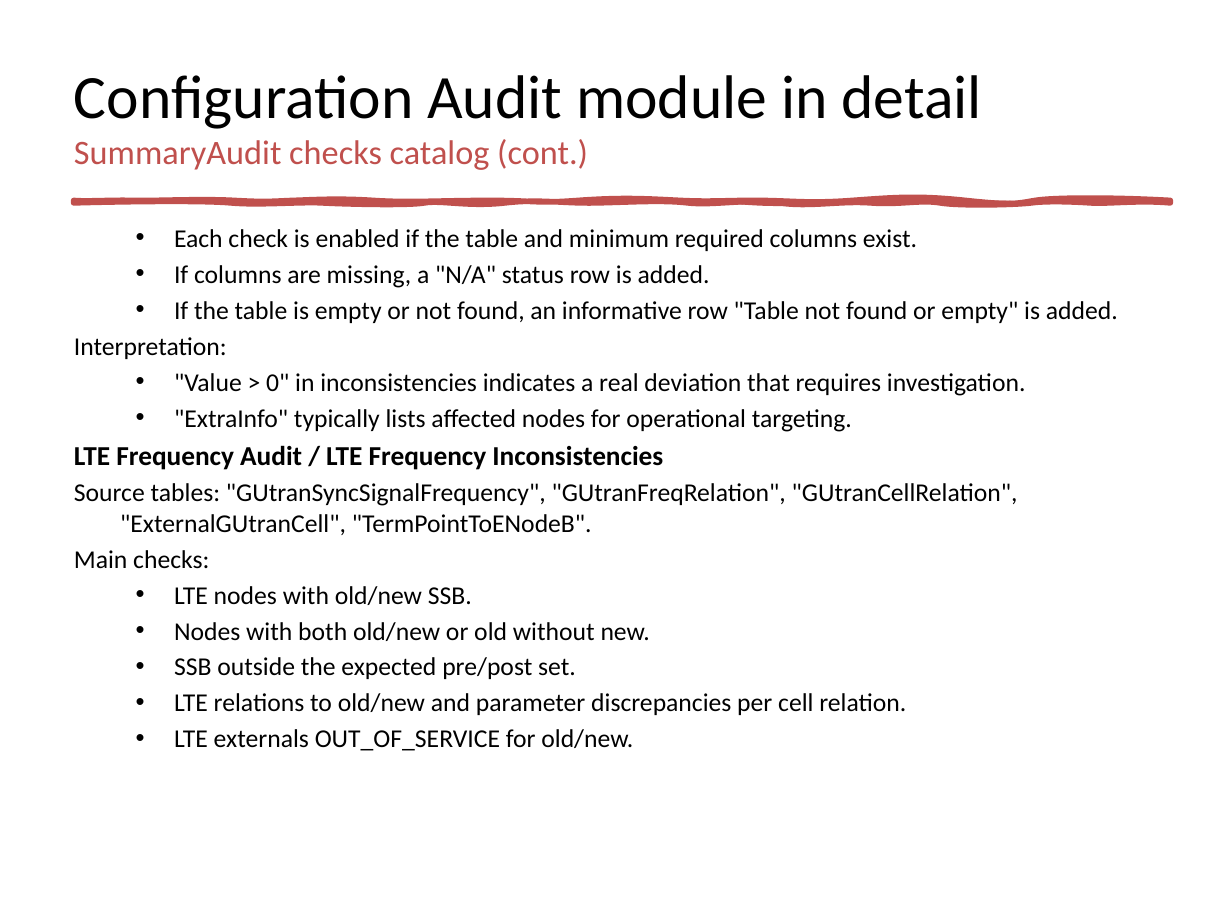
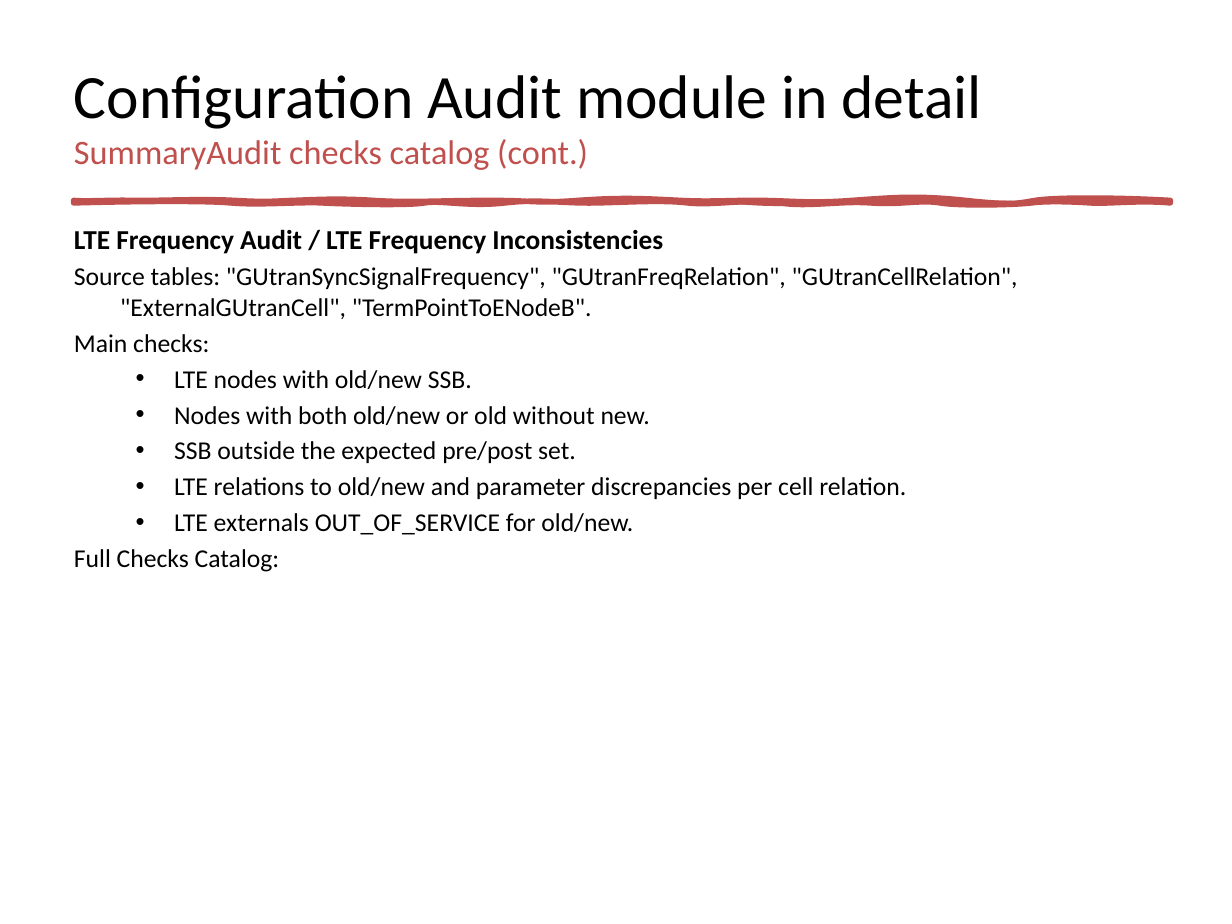
Before and after one commit to jaimetur/SSB_RetuningAutomations, a slide deck: slide 22 of help/User-Guide-SSB-Retuning-Automations-v0.7.4.pptx (slide 18 before the commit). Drawn at 1232x924 pixels with LibreOffice and Linux fonts; fonts in the diff are those of the drawing. Boxes give left, top, right and bottom in pixels: in the first picture for what was removed or moved away, otherwise in the second. Text is boxed around its words. In the diff, an @@ line names an element or a change of style, - is before the commit and + after.

Commit message:
Updated Technical User Guides to include the Check catalog of SummaryAudit table (with tips)

```diff
--- a/help/User-Guide-SSB-Retuning-Automations-v0.7.4.pptx
+++ b/help/User-Guide-SSB-Retuning-Automations-v0.7.4.pptx
@@ text at bbox=[74, 229, 1118, 432]: paragraphs removed @@
-  • Each check is enabled if the table and minimum required columns exist.
-  • If columns are missing, a "N/A" status row is added.
-  • If the table is empty or not found, an informative row "Table not found or empty" is added.
-Interpretation:
-  • "Value > 0" in inconsistencies indicates a real deviation that requires investigation.
-  • "ExtraInfo" typically lists affected nodes for operational targeting.
@@ text at bbox=[74, 549, 280, 572]: paragraph added @@
+Full Checks Catalog:
```
Also in this commit, not shown: 2 other slides changed, 12 slides added, 4 other files.
